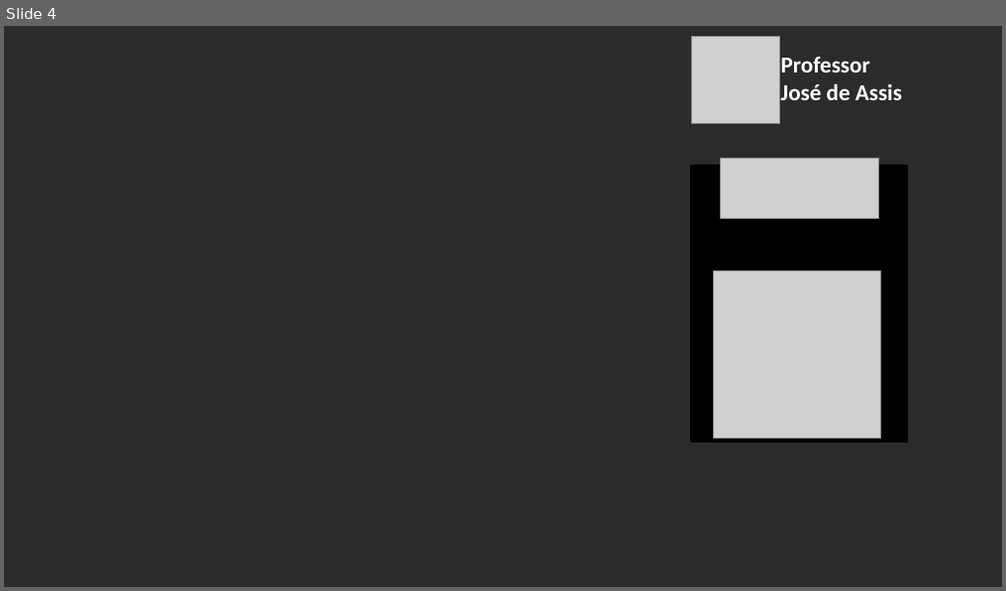
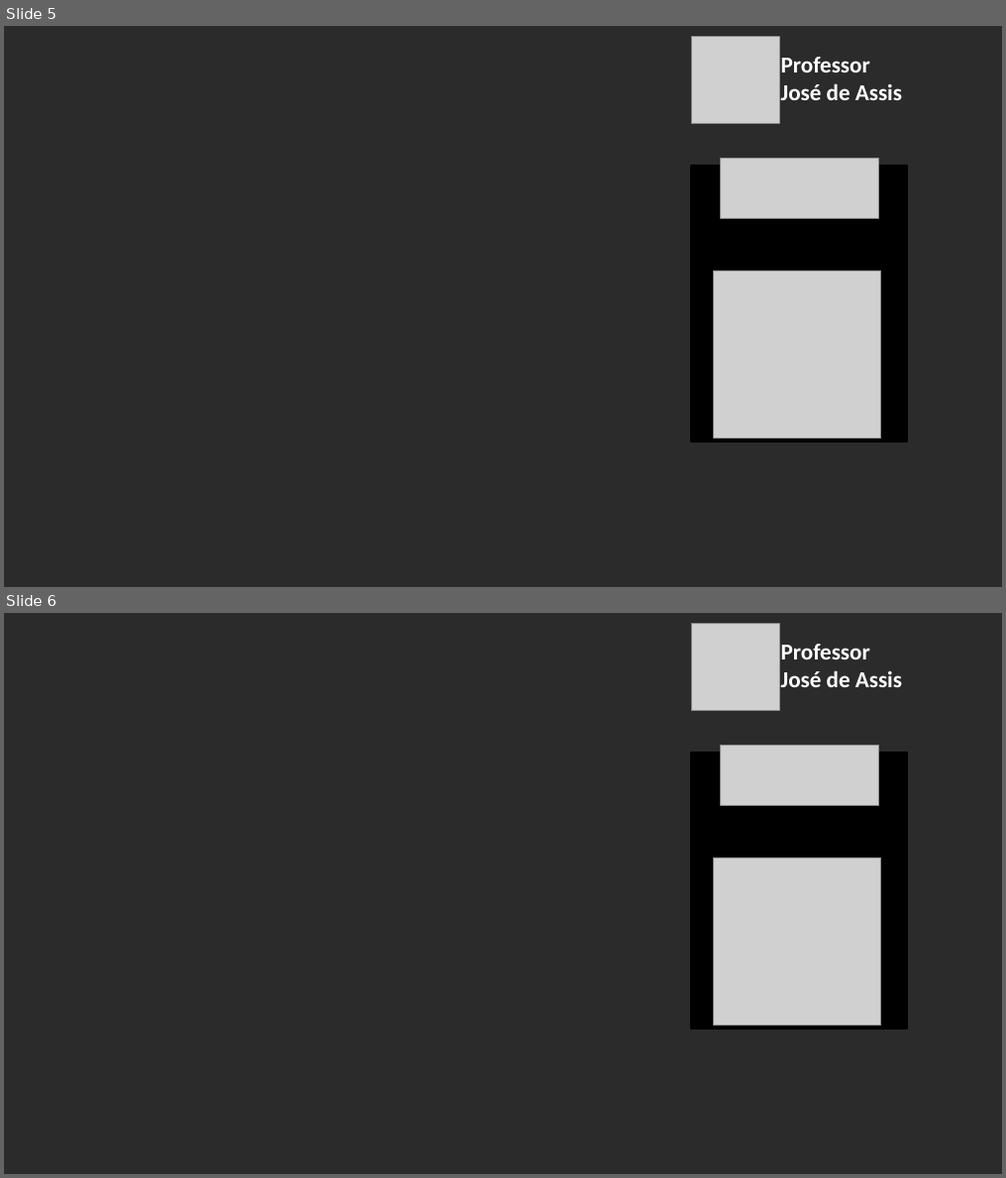
Before and after one commit to professorjosedeassis/flex, a slide deck: tutorial/pwa.pptx. Shown one above the other, each under a label of ours: slide 4 before the commit, slides 5 and 6 after it. The pictures are 1006x591 and 1006x1178 pixels, drawn with LibreOffice and Linux fonts; fonts in the diff are those of the drawing; grey boxes stand for pictures; background and template pictures are left out; a plain dark background stands for a picture behind light text. Boxes give left, top, right and bottom in pixels: in the first picture for what was removed or moved away, otherwise in the second. Text is boxed around its words. In the diff, an @@ line names an element or a change of style, - is before the commit and + after.

```diff
--- a/tutorial/pwa.pptx
+++ b/tutorial/pwa.pptx
@@ slide 6 added at (4,613,1002,1174), background picture (left out) @@
@@ picture added at (692,624,779,711) @@
@@ text added at (781,644,902,687), 22 pt, text #FFFFFF, bold @@
+Professor
+José de Assis
@@ rectangle added at (692,753,907,1029), fill #000000, outline #000000 2 pt @@
@@ picture added at (720,746,878,805) @@
@@ picture added at (714,859,880,1025) @@
@@ what was slide 4 is now slide 5 @@
```
Also in this commit, not shown: 2 slides changed, 1 other slide added.
